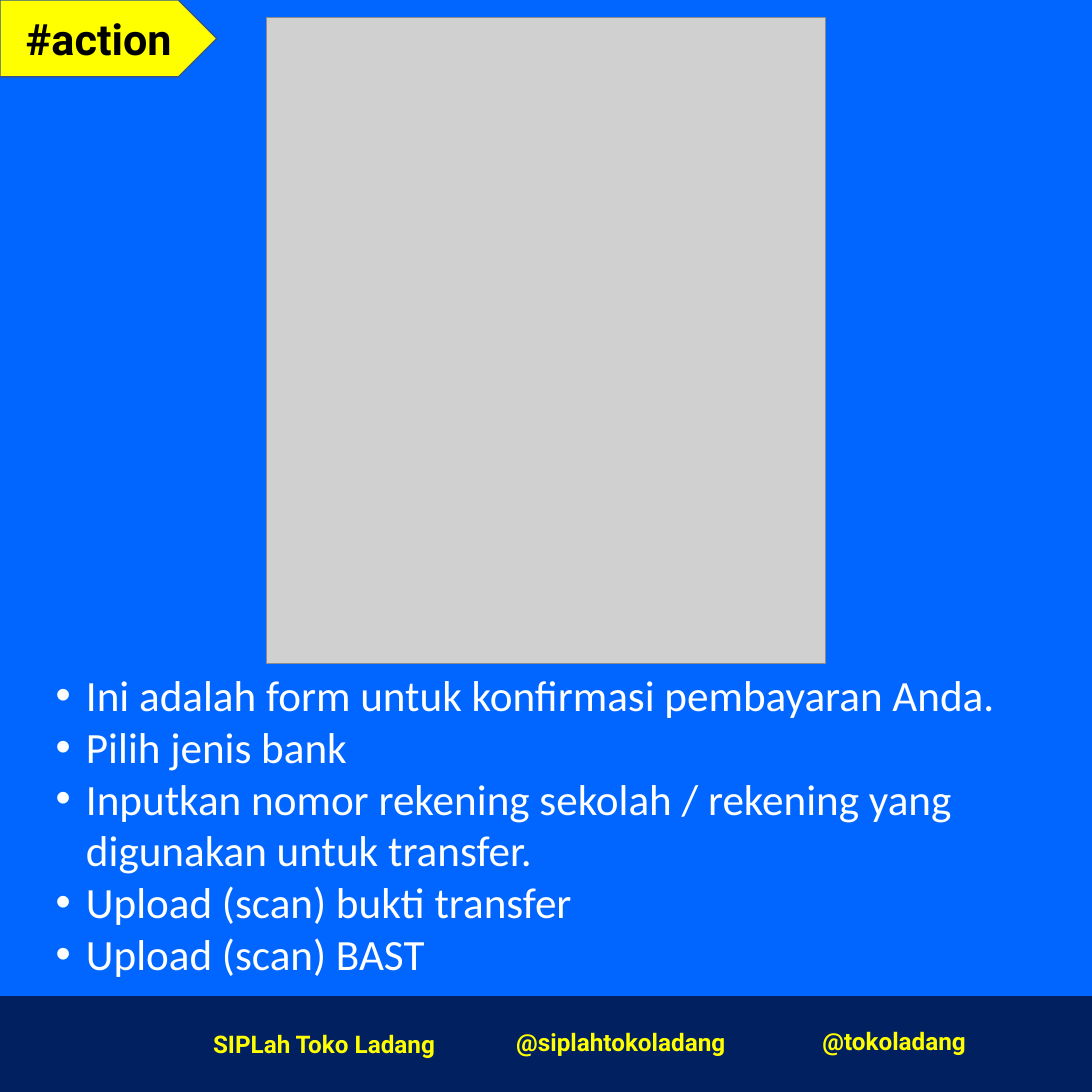
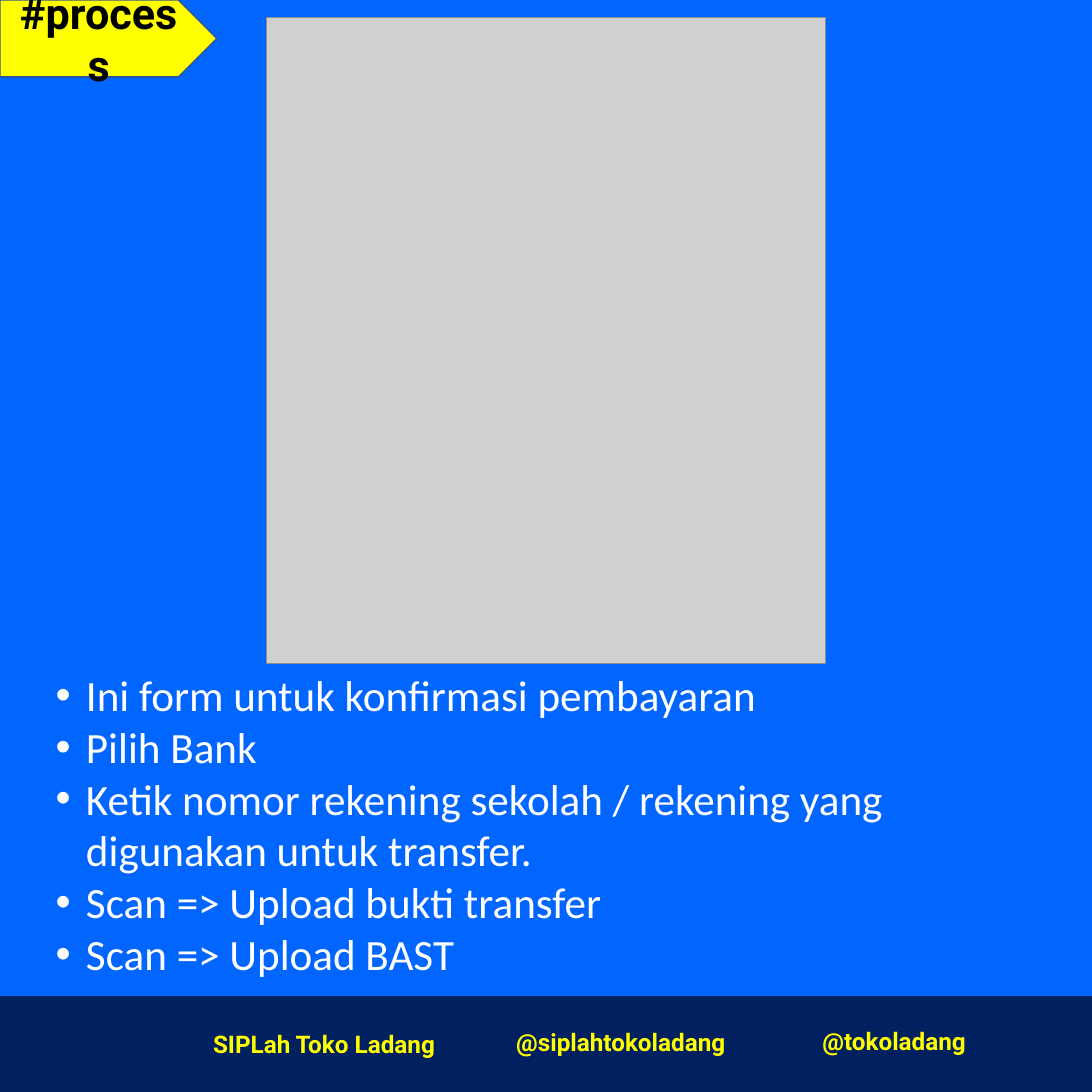
Before and after one commit to mexop99/SOP-Toko-Ladang, a slide deck: slide 10 of sop-pembeli.pptx. Drawn at 1092x1092 pixels with LibreOffice and Linux fonts; fonts in the diff are those of the drawing; grey boxes stand for pictures; background and template pictures are left out. Boxes give left, top, right and bottom in pixels: in the first picture for what was removed or moved away, otherwise in the second. Text is boxed around its words. In the diff, an @@ line names an element or a change of style, - is before the commit and + after.

```diff
--- a/sop-pembeli.pptx
+++ b/sop-pembeli.pptx
@@ text in pentagon arrow at <box>26,23,172,56</box>: text changed @@
-#action
+#process
@@ text at <box>86,681,882,977</box>: text changed @@
-• Ini adalah form untuk konfirmasi pembayaran Anda.
-• Pilih jenis bank
-• Inputkan nomor rekening sekolah / rekening yang digunakan untuk transfer.
-• Upload (scan) bukti transfer
-• Upload (scan) BAST
+• Ini form untuk konfirmasi pembayaran
+• Pilih Bank
+• Ketik nomor rekening sekolah / rekening yang digunakan untuk transfer.
+• Scan => Upload bukti transfer
+• Scan => Upload BAST
```
Also in this commit, not shown: 11 other slides changed.
